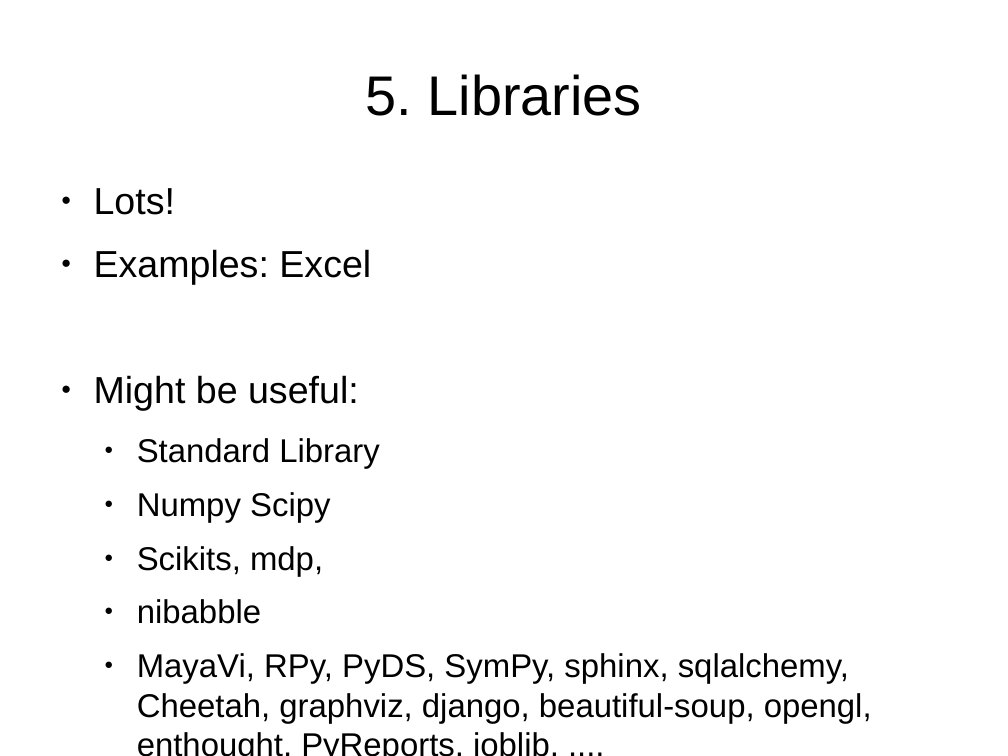
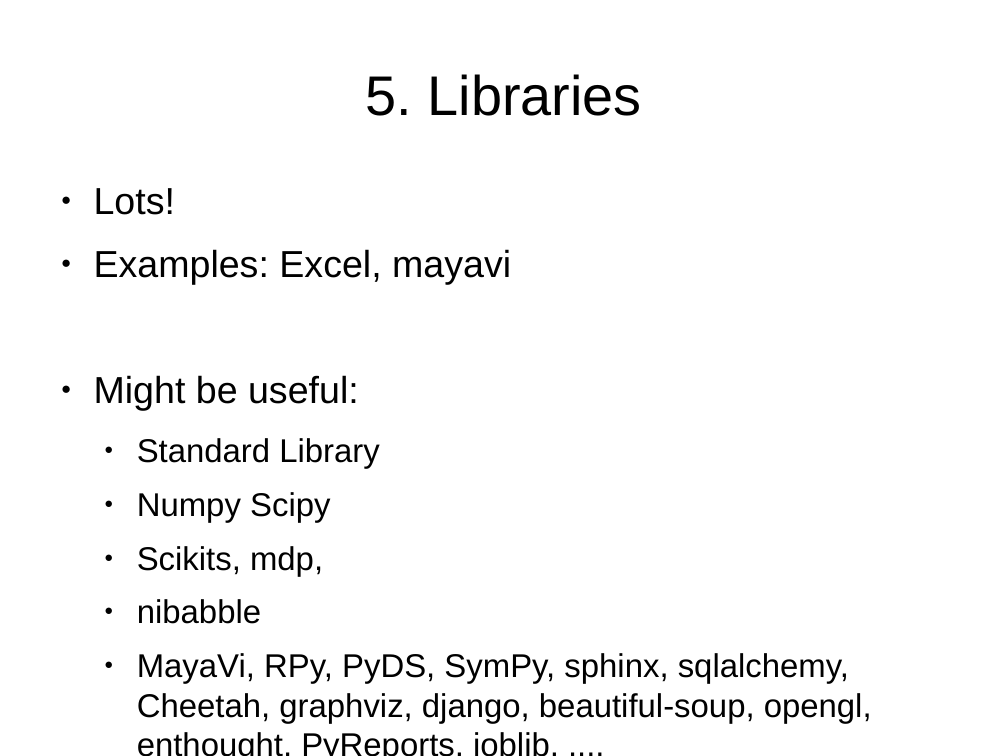
Before and after one commit to mikehulluk/IntroductionToResearchComputing, a slide deck: slide 9 of Wk8/WhYPython.odp (slide 8 before the commit). Drawn at 1008x756 pixels with LibreOffice and Linux fonts; fonts in the diff are those of the drawing. Boxes give left, top, right and bottom in pixels: in the first picture for what was removed or moved away, otherwise in the second. Text is boxed around its words. In the diff, an @@ line names an element or a change of style, - is before the commit and + after.

```diff
--- a/Wk8/WhYPython.odp
+++ b/Wk8/WhYPython.odp
@@ text at (x1=94, y1=249, x2=511, y2=285): text changed @@
-● Examples: Excel
+● Examples: Excel, mayavi
```
Also in this commit, not shown: 4 other slides changed, 2 slides added, 1 slide removed, 12 other files.
